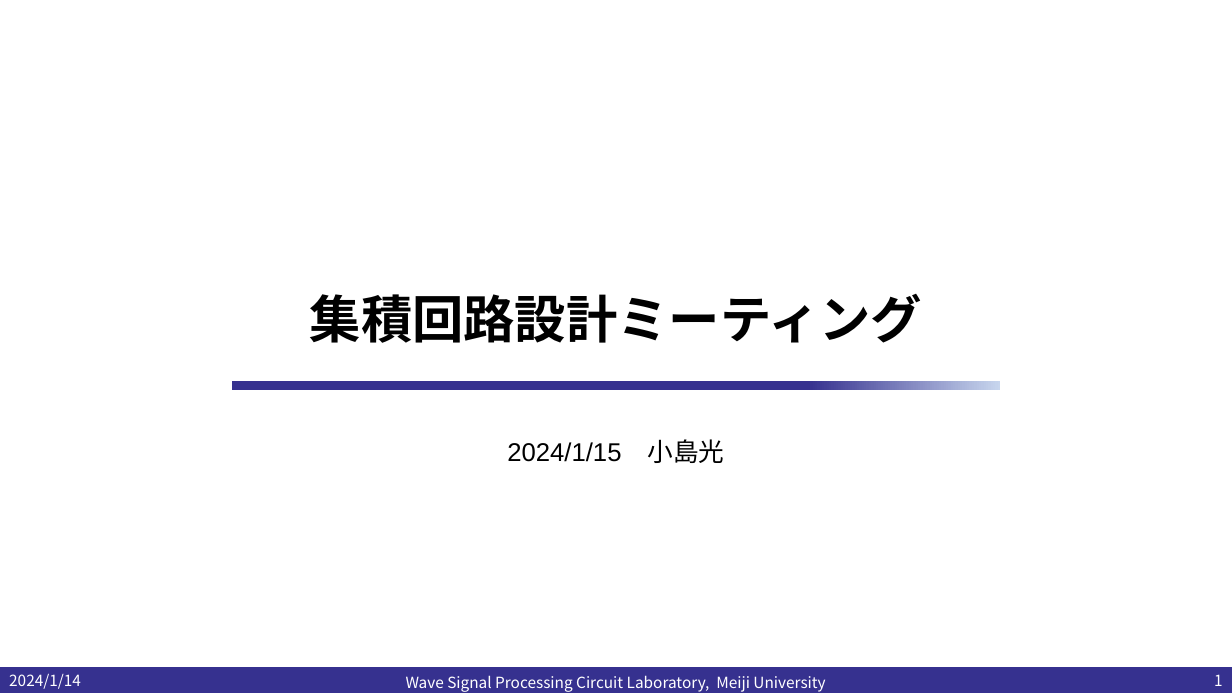
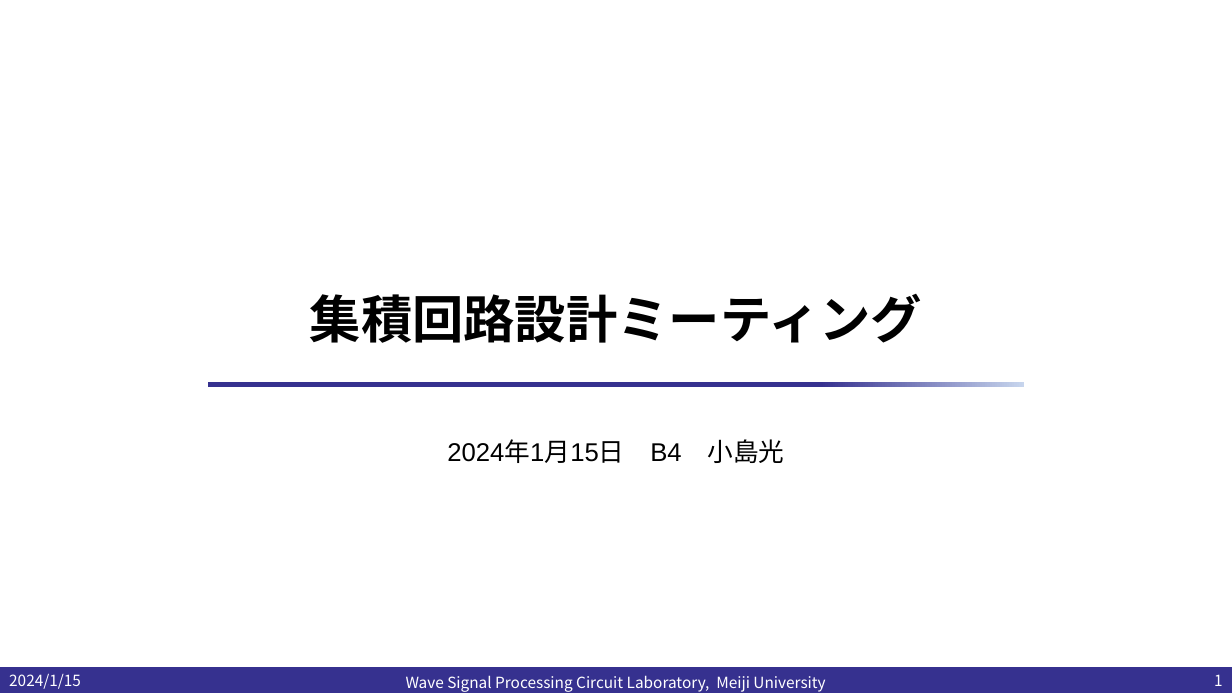
Before and after one commit to kjm-desktop10400/reserch, a slide deck: slide 1 of folded_gilbert/試作/20240115/集積回路設計ミーティング.pptx. Drawn at 1232x693 pixels with LibreOffice and Linux fonts; fonts in the diff are those of the drawing; background and template pictures are left out. Boxes give left, top, right and bottom in pixels: in the first picture for what was removed or moved away, otherwise in the second. Text is boxed around its words. In the diff, an @@ line names an element or a change of style, - is before the commit and + after.

```diff
--- a/folded_gilbert/試作/20240115/集積回路設計ミーティング.pptx
+++ b/folded_gilbert/試作/20240115/集積回路設計ミーティング.pptx
@@ rectangle: place and size @@
-rectangle at [232, 381, 1000, 389]
+rectangle at [208, 382, 1025, 387]
@@ subtitle at [447, 439, 784, 463]: text changed @@
-2024/1/15 小島光
+2024年1月15日 B4 小島光
@@ text at [9, 673, 81, 689]: text changed @@
-2024/1/14
+2024/1/15
```
Also in this commit, not shown: 1 other slide changed, 6 slides added, 13 other files.
